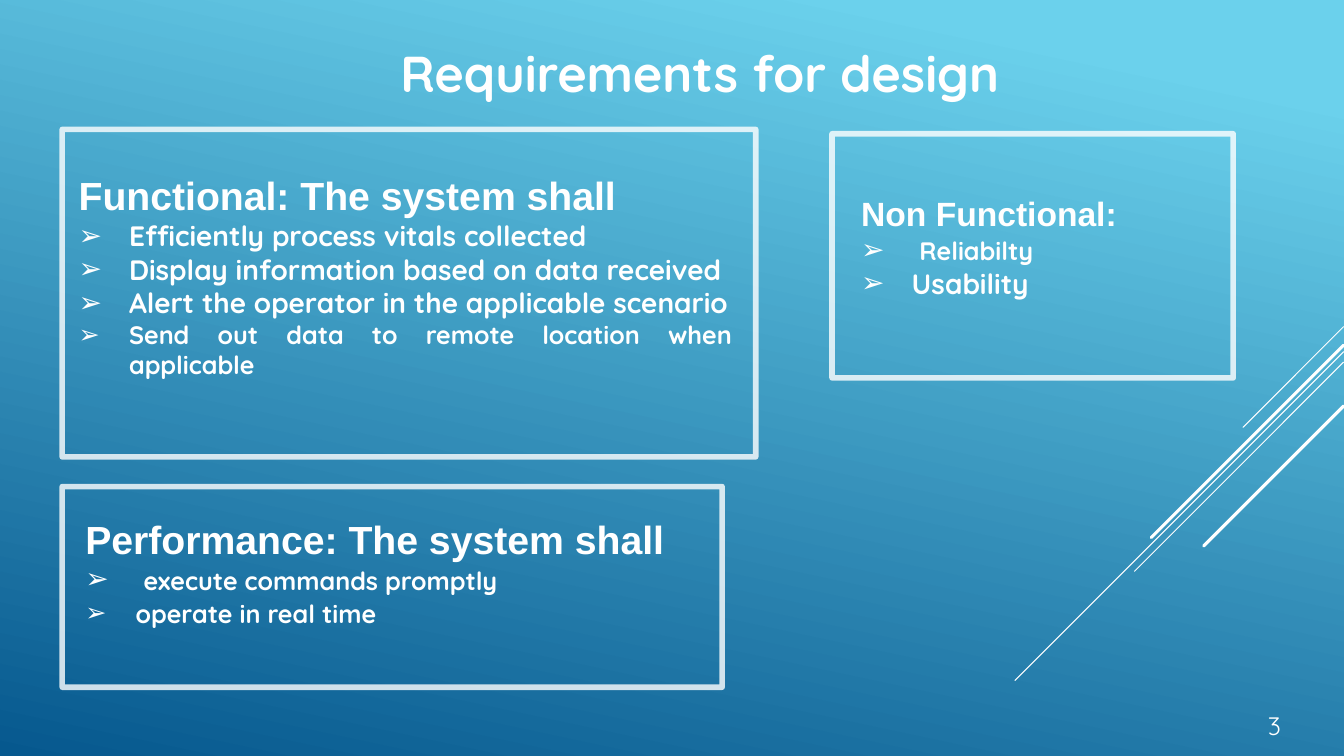
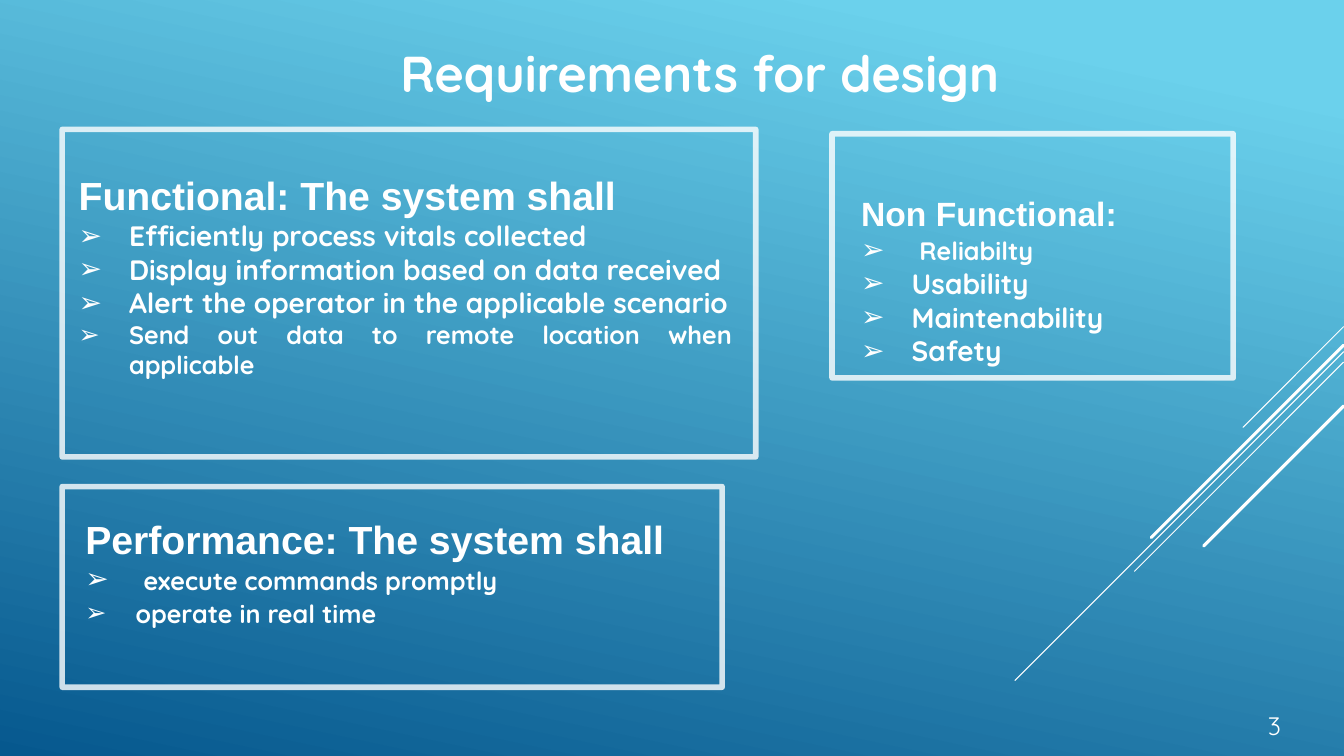
Before and after one commit to JoshuaEze/Interactive-Systems-Engineering-2, a slide deck: slide 4 of Task 5/Blood Pressure Monitor.pptx. Drawn at 1344x756 pixels with LibreOffice and Linux fonts; fonts in the diff are those of the drawing. Boxes give left, top, right and bottom in pixels: in the first picture for what was removed or moved away, otherwise in the second. Text is boxed around its words. In the diff, an @@ line names an element or a change of style, - is before the commit and + after.

```diff
--- a/Task 5/Blood Pressure Monitor.pptx
+++ b/Task 5/Blood Pressure Monitor.pptx
@@ text at bbox=[912, 299, 1104, 367]: paragraphs added @@
+➢ Maintenability
+➢ Safety
```
